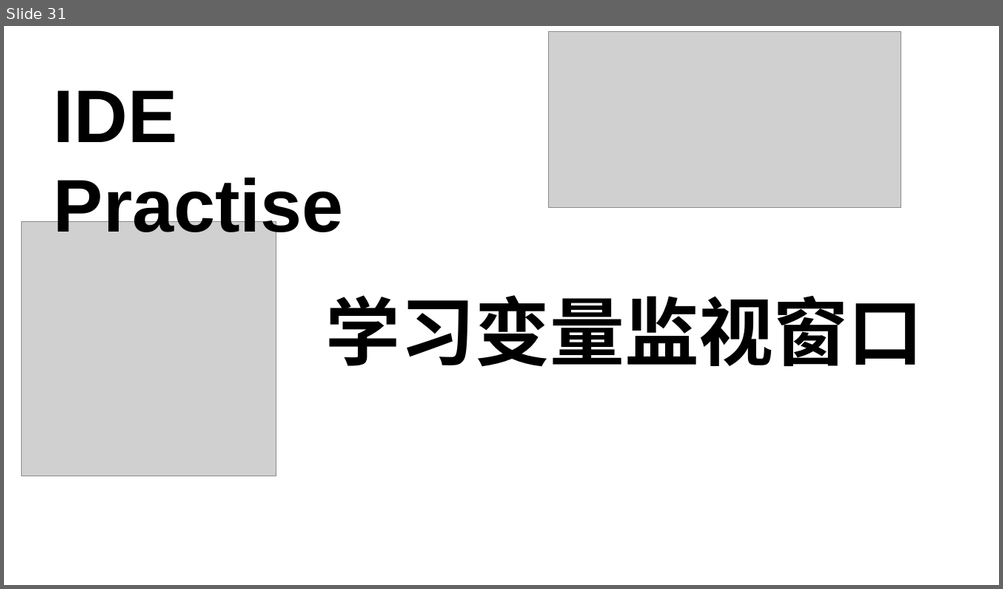
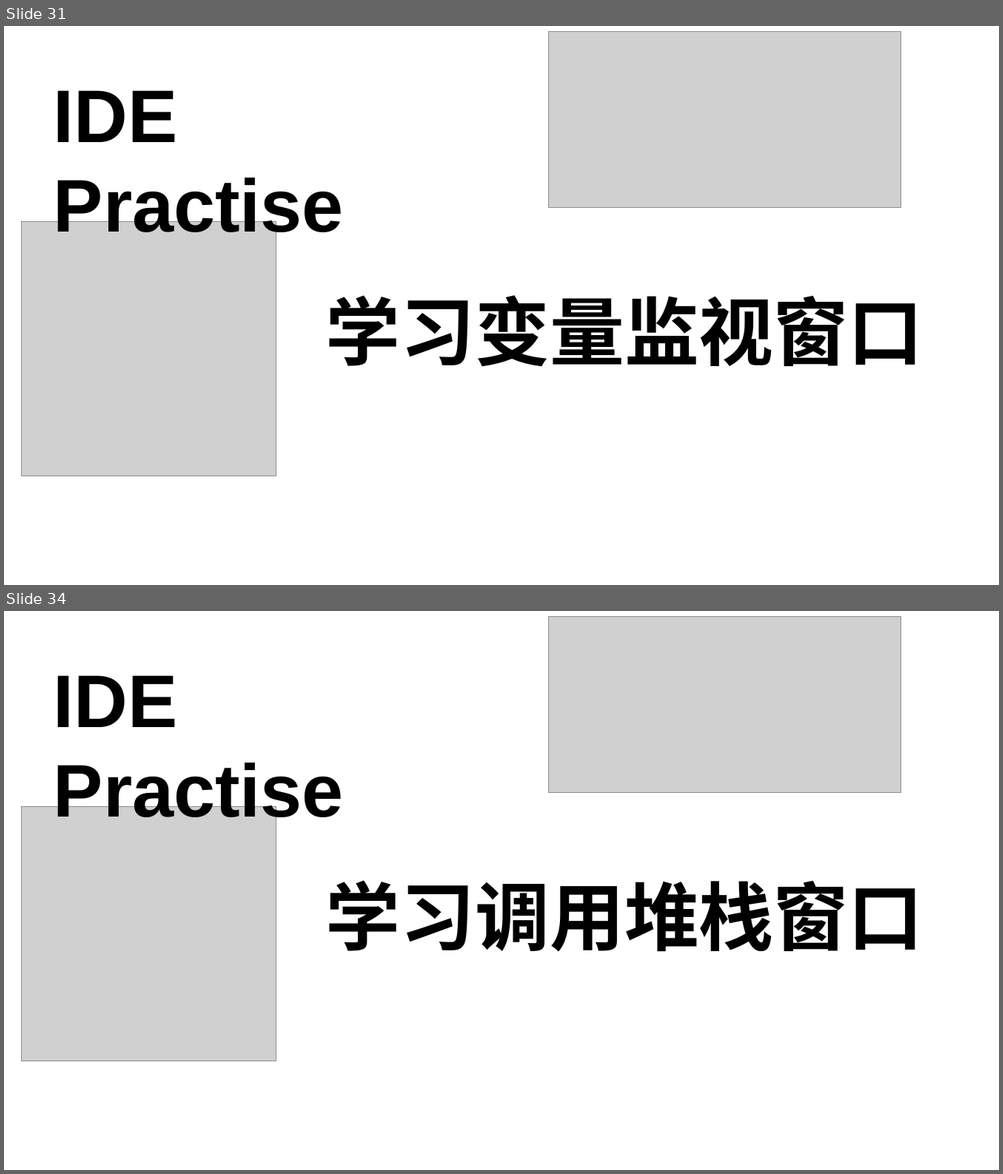
Before and after one commit to 3417725275/CPP_Study, a slide deck: C++课件.pptx. Shown one above the other, each under a label of ours: slide 31 before the commit, slides 31 and 34 after it; the slides between them are not shown. The pictures are 1003x589 and 1003x1174 pixels, drawn with LibreOffice and Linux fonts; fonts in the diff are those of the drawing; grey boxes stand for pictures. Boxes give left, top, right and bottom in pixels: in the first picture for what was removed or moved away, otherwise in the second. Text is boxed around its words. In the diff, an @@ line names an element or a change of style, - is before the commit and + after.

```diff
--- a/C++课件.pptx
+++ b/C++课件.pptx
@@ slide 34 added at [4, 611, 999, 1170], background #FFFFFF @@
@@ picture added at [549, 616, 901, 792] @@
@@ text added at [54, 675, 344, 830], 72 pt, text #000000, bold @@
+IDE Practise
@@ picture added at [21, 806, 276, 1062] @@
@@ text added at [326, 880, 922, 952], 72 pt, text #000000, bold @@
+学习调用堆栈窗口
```
Also in this commit, not shown: 2 other slides added, 8 other files.
